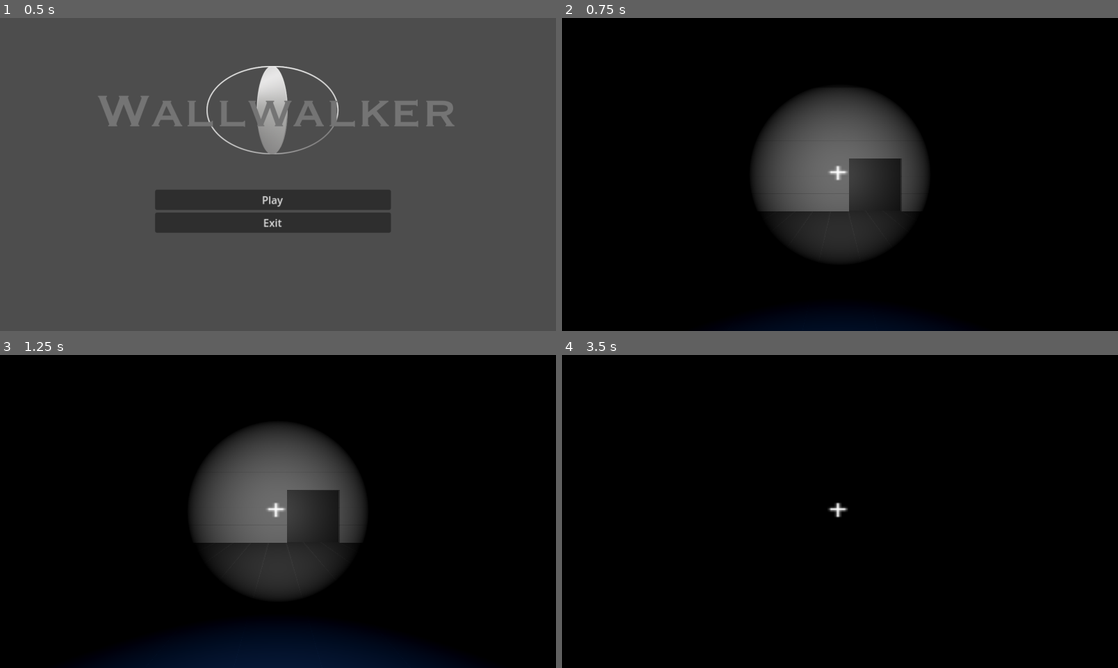
Above: before the commit, frames 1-4 (two rows, left to right).
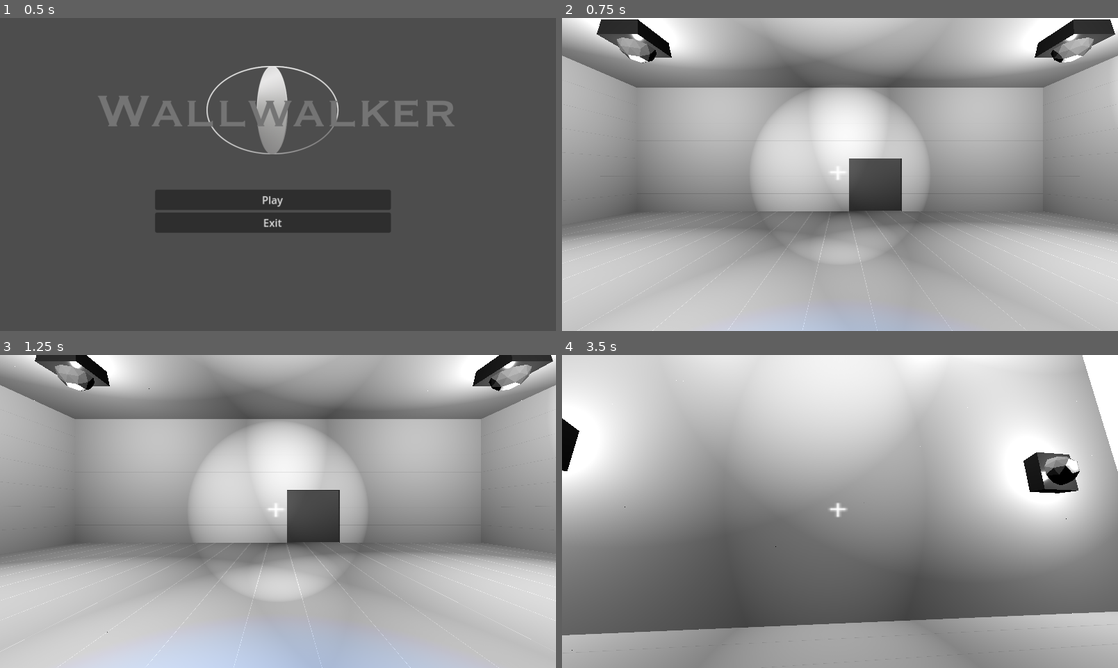
Above: after the commit, the same moments.

Repository: HanSolo626/Wallwalker
Game: Godot game, scene res://scenes/main_menu.tscn
Two runs of this game, one before a commit and one after it. Both use one fixed random seed, a clock stepped at 60 frames per second and the inputs below.
Inputs (mouse positions are in pixels of both pictures, inside the frame that each line leads up to):
- Up to frame 1 (0.5 s): no input
- Up to frame 2 (0.75 s): click "Play" at 0.5 s
- Up to frame 3 (1.25 s): no input
- Up to frame 4 (3.5 s): tap Enter (ui_accept) at 1.25 s; move the mouse to (867, 511) at 1.27 s; hold Up (ui_up) from 1.28 s (still down); tap L (flashlight) at 1.35 s; tap Space (jump) at 1.52, 2.27 s; move the mouse to (812, 511) at 2.02 s; right-click (812, 511) at 2.1 s; move the mouse to (851, 505) at 2.77 s; hold Shift (shift_key) from 2.78 s (still down)

Frame 1 is identical in both runs. In frame 2, 99% of the frame differs, in the area x 0-100%, y 0-100%; in frame 3, 99%; in frame 4, 99%.

Commit message:
added ceiling lights to rooms

Diff:
--- /dev/null
+++ b/basic_ceiling_light.gd
@@ -0,0 +1,7 @@
+extends Node3D
+
+var START_POSITION
+
+func init_light(position):
+	START_POSITION = position
+	transform.origin = START_POSITION
--- a/scenes/basic_door.gd
+++ b/basic_door.gd
@@ -2,7 +2,7 @@
 
 
 @onready var area3d = $Area3D
-const SPEED = 4.0
+const SPEED = 6.0
 const HEIGHT = 12.0
 var current_y_position = 0
 var START_POSITION
@@ -26,7 +26,7 @@
 
 
 
-func _physics_process(delta):
+func _physics_process(_delta):
 	if going_down:
 		if transform.origin.y <= START_POSITION.y:
 			#transform.origin = START_POSITION
@@ -42,9 +42,9 @@
 	move_and_slide()
 
 
-func _on_area_3d_body_entered(body):
+func _on_area_3d_body_entered(_body):
 	going_down = false
 
 
-func _on_area_3d_body_exited(body):
+func _on_area_3d_body_exited(_body):
 	going_down = true
--- /dev/null
+++ b/scenes/basic_ceiling_light.tscn
@@ -0,0 +1,20 @@
+[gd_scene load_steps=3 format=3 uid="uid://cpokt6f8msde"]
+
+[ext_resource type="PackedScene" uid="uid://bf2axfio2atc" path="res://resources/lights/basic_ceiling_light.glb" id="1_y6c1e"]
+[ext_resource type="Script" path="res://basic_ceiling_light.gd" id="2_71v4b"]
+
+[node name="basic_ceiling_light" instance=ExtResource("1_y6c1e")]
+transform = Transform3D(-1, 8.74228e-08, 0, -8.74228e-08, -1, 0, 0, 0, 1, 0, -0.472266, 0)
+script = ExtResource("2_71v4b")
+
+[node name="Lights" type="Node3D" parent="." index="0"]
+transform = Transform3D(1, 0, 0, 0, 1, 0, 0, 0, 1, 2.65179e-08, 1.07917, 0)
+
+[node name="OmniLight3D" type="OmniLight3D" parent="Lights" index="0"]
+light_energy = 2.0
+light_indirect_energy = 0.0
+light_size = 0.195
+shadow_enabled = true
+shadow_bias = 7.0
+omni_range = 22.0
+omni_attenuation = 0.366021
--- a/scenes/basic_door.tscn
+++ b/scenes/basic_door.tscn
@@ -1,6 +1,6 @@
 [gd_scene load_steps=5 format=3 uid="uid://2iu77vgffn7u"]
 
-[ext_resource type="Script" path="res://scenes/basic_door.gd" id="1_wqgdc"]
+[ext_resource type="Script" path="res://basic_door.gd" id="1_o88l8"]
 [ext_resource type="PackedScene" uid="uid://bagb5m6tjqjs8" path="res://resources/doors/graydoor.glb" id="1_y2pl1"]
 
 [sub_resource type="BoxShape3D" id="BoxShape3D_215xn"]
@@ -18,7 +18,7 @@
 slide_on_ceiling = false
 floor_stop_on_slope = false
 floor_block_on_wall = false
-script = ExtResource("1_wqgdc")
+script = ExtResource("1_o88l8")
 
 [node name="CollisionShape3D" type="CollisionShape3D" parent="."]
 shape = SubResource("BoxShape3D_215xn")
--- /dev/null
+++ b/scenes/test_light_cube.tscn
@@ -0,0 +1,24 @@
+[gd_scene load_steps=4 format=3 uid="uid://ci7g4qx1cxmik"]
+
+[sub_resource type="StandardMaterial3D" id="StandardMaterial3D_odq0a"]
+albedo_color = Color(1, 0.976471, 0, 1)
+
+[sub_resource type="BoxMesh" id="BoxMesh_vgl5i"]
+material = SubResource("StandardMaterial3D_odq0a")
+size = Vector3(2, 2, 2)
+
+[sub_resource type="BoxShape3D" id="BoxShape3D_rdtlw"]
+
+[node name="TestLightCube" type="MeshInstance3D"]
+mesh = SubResource("BoxMesh_vgl5i")
+
+[node name="OmniLight3D" type="OmniLight3D" parent="."]
+transform = Transform3D(1, 0, 0, 0, 1, 0, 0, 0, 1, 0, -1.24315, 0)
+light_energy = 1.571
+omni_range = 15.445
+
+[node name="StaticBody3D" type="StaticBody3D" parent="."]
+
+[node name="CollisionShape3D" type="CollisionShape3D" parent="StaticBody3D"]
+transform = Transform3D(2, 0, 0, 0, 2, 0, 0, 0, 2, 0, 0, 0)
+shape = SubResource("BoxShape3D_rdtlw")
--- a/scenes/world.tscn
+++ b/scenes/world.tscn
@@ -1,10 +1,11 @@
-[gd_scene load_steps=10 format=3 uid="uid://d0udkcrdxrxmj"]
+[gd_scene load_steps=11 format=3 uid="uid://d0udkcrdxrxmj"]
 
 [ext_resource type="PackedScene" uid="uid://die75m3up6sa4" path="res://scenes/player.tscn" id="2_84cls"]
 [ext_resource type="MeshLibrary" uid="uid://by7wgwg3b1ijh" path="res://resources/MeshLibraries/sci_fi.tres" id="2_vx3nt"]
 [ext_resource type="Script" path="res://scripts/DungeonGridMap.gd" id="3_dskgd"]
 [ext_resource type="PackedScene" uid="uid://2iu77vgffn7u" path="res://scenes/basic_door.tscn" id="4_xmmtl"]
 [ext_resource type="Script" path="res://scripts/PauseMenu.gd" id="5_2g0vb"]
+[ext_resource type="PackedScene" uid="uid://cpokt6f8msde" path="res://scenes/basic_ceiling_light.tscn" id="5_48cs3"]
 
 [sub_resource type="ProceduralSkyMaterial" id="ProceduralSkyMaterial_d783x"]
 sky_top_color = Color(0.448753, 0.446873, 0.455253, 1)
@@ -65,6 +66,7 @@
 collision_layer = 2
 script = ExtResource("3_dskgd")
 sliding_door = ExtResource("4_xmmtl")
+ceiling_lamp = ExtResource("5_48cs3")
 
 [node name="PauseMenu" type="Control" parent="."]
 process_mode = 3
@@ -126,7 +128,7 @@
 offset_bottom = 852.5
 grow_horizontal = 2
 grow_vertical = 2
-color = Color(0, 0, 0, 0.313726)
+color = Color(0, 0, 0, 0.494118)
 
 [connection signal="pressed" from="PauseMenu/VBoxContainer/ResumeButton" to="PauseMenu" method="_on_resume_button_pressed"]
 [connection signal="pressed" from="PauseMenu/VBoxContainer/ExitToMainMenuButton" to="PauseMenu" method="_on_exit_to_main_menu_button_pressed"]
--- a/scripts/DungeonGridMap.gd
+++ b/scripts/DungeonGridMap.gd
@@ -31,6 +31,7 @@
 
 var dungeon = preload("res://scripts/Dungeon.gd").new("Zelda", "The_Legend_of", gn.DUNGEON)
 @export var sliding_door: PackedScene
+@export var ceiling_lamp: PackedScene
 
 # acts as indicator as GridMap for player script.
 func is_block():
@@ -94,3 +95,12 @@
 		new_d.name = "BasicDoor"+str(door_num)
 		add_child(new_d)
 		door_num += 1
+
+	# Add lamps
+	var lamp_num = 0
+	for lamp in current_level["lamp_data"]:
+		var new_l = ceiling_lamp.instantiate()
+		new_l.init_light(map_to_local(Vector3i(lamp[0], current_level["rh"]-1, lamp[1])))
+		new_l.name = "CeilingLight"+str(lamp_num)
+		add_child(new_l)
+		lamp_num += 1
--- a/scripts/Generator.gd
+++ b/scripts/Generator.gd
@@ -23,6 +23,7 @@
 var DOOR_HEIGHT
 var DUNGEON
 var DOOR_DATA
+var LAMP_DATA
 
 var random
 #const Room = preload("res://scripts/Room.gd")
@@ -82,6 +83,7 @@
 	SECONDARY_RING_CORRIDORS = {}
 
 	DOOR_DATA = []
+	LAMP_DATA = []
 
 	for x in range(secondary_rings):
 		SECONDARY_RING_ROOMS[x] = []
@@ -254,6 +256,8 @@
 		for room in ring:
 			for point in room.STAIRWELL_AREA_POINTS:
 				tile_map[point[1]][point[0]] = MAP_KEY["stair tile"]
+			for data_point in room.LAMPS:
+				LAMP_DATA.append(data_point)
 
 	for corridor in corridors:
 		var start = corridor.START_DOOR
@@ -308,6 +312,7 @@
 		"rh":ROOM_HEIGHT,
 		"dh":DOOR_HEIGHT,
 		"door_data":DOOR_DATA,
+		"lamp_data":LAMP_DATA,
 	}
 
 	return level
--- a/scripts/Room.gd
+++ b/scripts/Room.gd
@@ -17,6 +17,9 @@
 var wall_status
 var STAIRWELL_AREA_POINTS
 var mod_num = 0
+var LAMPS
+var lamp_distance
+var lamp_count
 
 var random
 
@@ -32,6 +35,8 @@
 	SIZE_X = check_x_input(size_x)
 	SIZE_Y = check_y_input(size_y)
 	CFS = 4
+	lamp_distance = ceil((SIZE_X + SIZE_Y) / 4) - 2
+	lamp_count = 4
 
 	random = RandomNumberGenerator.new()
 	random.randomize()
@@ -67,10 +72,32 @@
 	else:
 		STAIRWELL_AREA_POINTS = []
 
+	LAMPS = get_lamp_positions()
+
 
 func _ready():
 	random = RandomNumberGenerator.new()
 	random.randomize()
+
+
+func get_lamp_positions():
+	var dir = 45.0
+	var leg_x
+	var leg_y
+	var list = []
+	for x in range(lamp_count):
+		leg_x = ceil(lamp_distance * cos(deg_to_rad(dir))) + POSITION[0]
+		leg_y = ceil(lamp_distance * sin(deg_to_rad(dir))) + POSITION[1]
+		list.append([leg_x, leg_y])
+		dir += 360 / lamp_count
+	dir = 0.0
+	for x in range(2):
+		leg_x = ceil(ceil(lamp_distance / 2) * cos(deg_to_rad(dir))) + POSITION[0]
+		leg_y = ceil(ceil(lamp_distance / 2) * sin(deg_to_rad(dir))) + POSITION[1]
+		list.append([leg_x, leg_y])
+		dir += 360.0 / 2
+	return list
+
 
 
 func get_stair_area():
Not shown: 8 places in resources/MeshLibraries/sci_fi.tres that only renumber resources
Binary file added: resources/lights/basic_ceiling_light.glb
Not shown, added: resources/lights/basic_ceiling_light.glb.import
Binary file added: resources/lights/basic_ceiling_light_Cube Base Color.png
Not shown, added: resources/lights/basic_ceiling_light_Cube Base Color.png.import
Binary file added: resources/lights/basic_ceiling_light_Icosphere Base Color.png
Not shown, added: resources/lights/basic_ceiling_light_Icosphere Base Color.png.import
